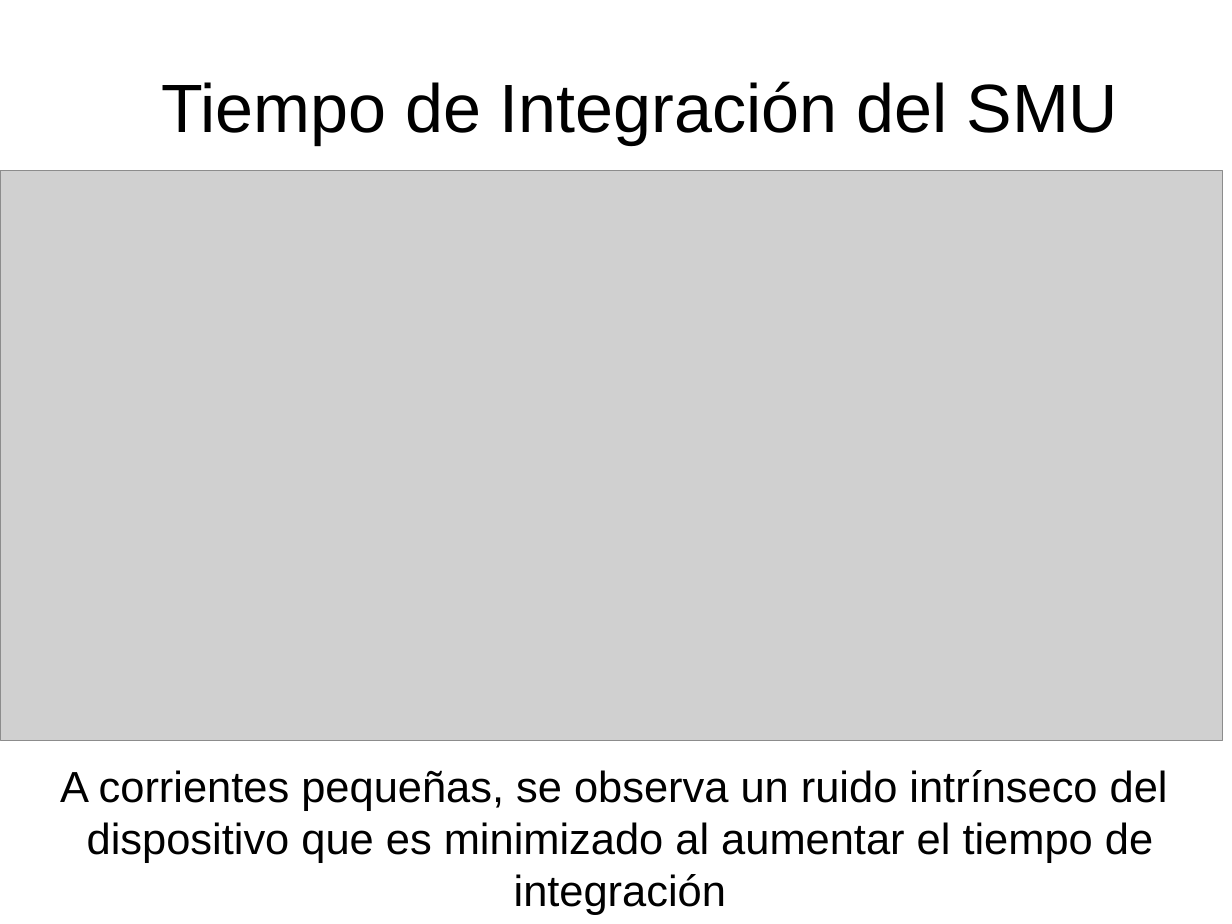
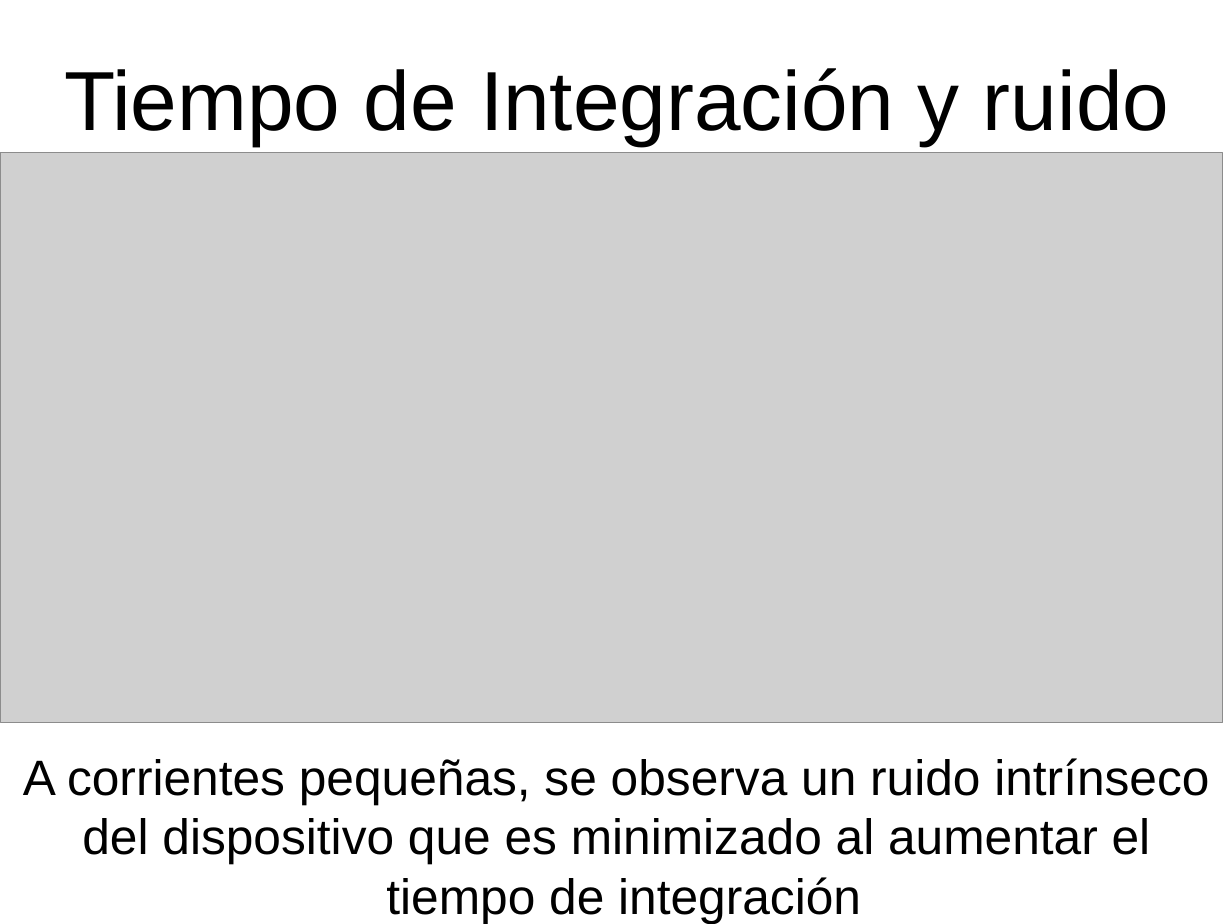
Before and after one commit to labosat/Labo-7, a slide deck: slide 5 of Charla Avance Labo7.odp. Drawn at 1232x924 pixels with LibreOffice and Linux fonts; fonts in the diff are those of the drawing; grey boxes stand for pictures. Boxes give left, top, right and bottom in pixels: in the first picture for what was removed or moved away, otherwise in the second. Text is boxed around its words. In the diff, an @@ line names an element or a change of style, - is before the commit and + after.

```diff
--- a/Charla Avance Labo7.odp
+++ b/Charla Avance Labo7.odp
@@ text at [64,68,1169,145]: text changed; size 44 to 54 pt @@
-Tiempo de Integración del SMU
+Tiempo de Integración y ruido
@@ picture: place and size @@
-picture at [0,170,1223,740]
+picture at [0,153,1223,723]
@@ text at [23,758,1209,924]: text changed; size 28 to 32 pt @@
-A corrientes pequeñas, se observa un ruido intrínseco del
-dispositivo que es minimizado al aumentar el tiempo de
-integración
+A corrientes pequeñas, se observa un ruido intrínseco
+del dispositivo que es minimizado al aumentar el
+tiempo de integración
```
Also in this commit, not shown: 7 other slides changed, 3 slides added, 2 slides removed, 5 other files.
